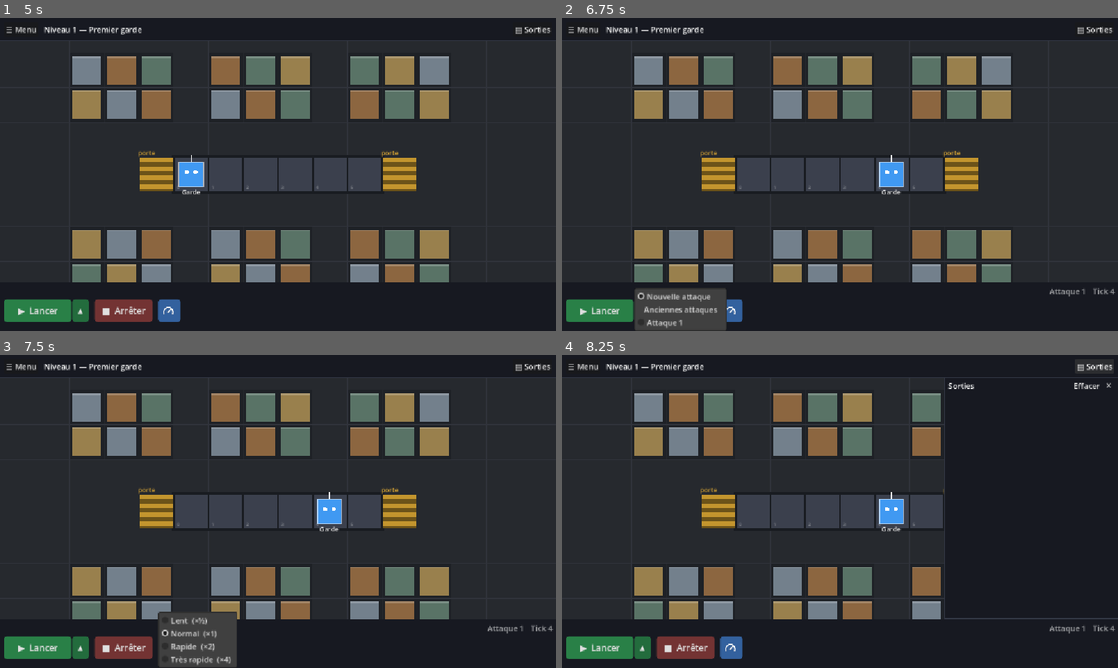
Above: before the commit, frames 1-4 (two rows, left to right).
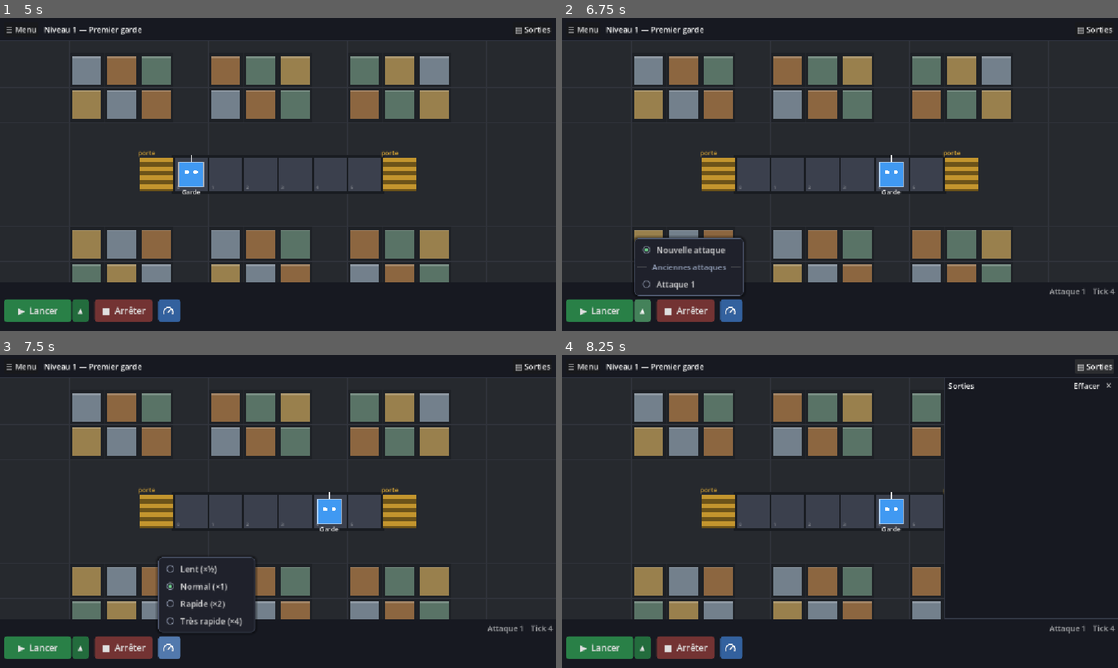
Above: after the commit, the same moments.

Repository: YohanPoirier/jeu_securite
Game: Godot game, scene res://main.tscn
The game is run twice, just before and just after one commit, with the same random seed, the same clock (stepped at 60 frames per second) and the same inputs.
Inputs (mouse positions are in pixels of both pictures, inside the frame that each line leads up to):
- Up to frame 1 (5 s): click "▶ Lancer" at 0.5 s; click "▲" at 1.25 s; click "■ Arrêter" at 2 s; click (166, 312) at 2.77 s; click "▤ Sorties" at 3.5 s; click "Fermer" at 4.25 s
- Up to frame 2 (6.75 s): click "▶ Lancer" at 5 s; click "■ Arrêter" at 5.75 s; click "▲" at 6.5 s
- Up to frame 3 (7.5 s): click (166, 649) at 7.27 s
- Up to frame 4 (8.25 s): click "▤ Sorties" at 8 s

Frame 1 is identical in both runs. In frame 2, 4.4% of the frame differs, in the area x 13-33%, y 69-100%; in frame 3, 4.0%; in frame 4, nothing differs.

Commit message:
Listes déroulantes (attaque, vitesse) : style du jeu, ouvertes au-dessus des boutons
Co-Authored-By: Claude Sonnet 5.5 <noreply@anthropic.com>
Claude-Session: https://claude.ai/code/session_01Qn8oNbxsrQNPS2EWgssgFJ

Diff:
--- a/scripts/main.gd
+++ b/scripts/main.gd
@@ -14,7 +14,7 @@
 const SAVE_PATH := "user://progression.cfg"
 const TOP_H := 40
 const BOTTOM_H := 102
-const SPEEDS := [["Lent  (×½)", 3], ["Normal  (×1)", 6], ["Rapide  (×2)", 12], ["Très rapide  (×4)", 24]]
+const SPEEDS := [["Lent (×½)", 3], ["Normal (×1)", 6], ["Rapide (×2)", 12], ["Très rapide (×4)", 24]]
 const GREEN := Color(0.16, 0.50, 0.28)
 const REPLAY_COLOR := Color(1.0, 0.82, 0.45)
 const EDITOR_W := 520
@@ -52,8 +52,10 @@
 var title_label: Label
 var btn_run: Button
 var btn_stop: Button
-var speed_btn: MenuButton
-var attack_btn: MenuButton
+var speed_btn: Button
+var speed_menu: PopupMenu
+var attack_menu: PopupMenu
+var attack_btn: Button
 var out_btn: Button
 var out_panel: PanelContainer
 var attack_label: Label
@@ -251,13 +253,15 @@
 	btn_run = _styled_button("▶  Lancer", GREEN)
 	btn_run.pressed.connect(_on_run)
 	run_box.add_child(btn_run)
-	attack_btn = MenuButton.new()
+	attack_btn = Button.new()
 	attack_btn.text = "▲"
 	attack_btn.custom_minimum_size = Vector2(34, 46)
 	attack_btn.add_theme_font_size_override("font_size", 14)
 	attack_btn.tooltip_text = "Choisir l'attaque : une nouvelle, ou une ancienne à rejouer pour déboguer"
 	_apply_colors(attack_btn, GREEN.darkened(0.15))
-	attack_btn.get_popup().id_pressed.connect(_on_attack_chosen)
+	attack_menu = _make_popup()
+	attack_menu.id_pressed.connect(_on_attack_chosen)
+	attack_btn.pressed.connect(func(): _popup_above(attack_btn, attack_menu))
 	run_box.add_child(attack_btn)
 	btn_stop = _styled_button("■  Arrêter", Color(0.45, 0.20, 0.20))
 	btn_stop.custom_minimum_size = Vector2(120, 46)
@@ -265,21 +269,70 @@
 	bh.add_child(btn_stop)
 	# vitesse : petit bouton de couleur à icône de compteur ; les choix n'apparaissent qu'au clic,
 	# et la simulation est en pause tant qu'on n'a pas choisi
-	speed_btn = MenuButton.new()
+	speed_btn = Button.new()
 	speed_btn.icon = _gauge_icon()
 	speed_btn.expand_icon = false
 	speed_btn.custom_minimum_size = Vector2(46, 46)
 	speed_btn.tooltip_text = "Vitesse de la simulation"
 	_apply_colors(speed_btn, Color(0.20, 0.38, 0.62))
-	var pm := speed_btn.get_popup()
+	speed_menu = _make_popup()
 	for i in SPEEDS.size():
-		pm.add_radio_check_item(SPEEDS[i][0], i)
-		pm.set_item_checked(i, SPEEDS[i][1] == tps)
-	pm.id_pressed.connect(_on_speed_chosen)
-	pm.about_to_popup.connect(func(): sim_paused = true)
-	pm.popup_hide.connect(func(): sim_paused = false)
+		speed_menu.add_radio_check_item(SPEEDS[i][0], i)
+		speed_menu.set_item_checked(i, SPEEDS[i][1] == tps)
+	speed_menu.id_pressed.connect(_on_speed_chosen)
+	speed_menu.about_to_popup.connect(func(): sim_paused = true)
+	speed_menu.popup_hide.connect(func(): sim_paused = false)
+	speed_btn.pressed.connect(func(): _popup_above(speed_btn, speed_menu))
 	bh.add_child(speed_btn)
 	_rebuild_attack_menu()
+
+
+## Liste déroulante au style du jeu (fond sombre, survol bleu, pastilles de choix).
+func _make_popup() -> PopupMenu:
+	var pm := PopupMenu.new()
+	var bg := StyleBoxFlat.new()
+	bg.bg_color = Color(0.12, 0.13, 0.17)
+	bg.border_color = Color(0.32, 0.36, 0.45)
+	bg.set_border_width_all(1)
+	bg.set_corner_radius_all(8)
+	bg.set_content_margin_all(6)
+	bg.shadow_color = Color(0, 0, 0, 0.5)
+	bg.shadow_size = 6
+	pm.add_theme_stylebox_override("panel", bg)
+	var hover := StyleBoxFlat.new()
+	hover.bg_color = Color(0.22, 0.38, 0.62)
+	hover.set_corner_radius_all(5)
+	pm.add_theme_stylebox_override("hover", hover)
+	pm.add_theme_font_size_override("font_size", 17)
+	pm.add_theme_constant_override("v_separation", 12)
+	pm.add_theme_constant_override("h_separation", 12)
+	pm.add_theme_constant_override("item_start_padding", 10)
+	pm.add_theme_constant_override("item_end_padding", 14)
+	pm.add_theme_color_override("font_separator_color", Color(0.6, 0.65, 0.75))
+	pm.add_theme_icon_override("radio_checked", _dot_icon(true))
+	pm.add_theme_icon_override("radio_unchecked", _dot_icon(false))
+	pm.min_size = Vector2i(190, 0)
+	pm.max_size = Vector2i(420, 380)
+	add_child(pm)
+	return pm
+
+
+func _dot_icon(checked: bool) -> Texture2D:
+	var svg := """<svg xmlns="http://www.w3.org/2000/svg" width="18" height="18" viewBox="0 0 18 18">
+<circle cx="9" cy="9" r="7" fill="none" stroke="#8a93a6" stroke-width="1.8"/>%s</svg>""" % ("<circle cx=\"9\" cy=\"9\" r=\"3.8\" fill=\"#6fd08c\"/>" if checked else "")
+	var img := Image.new()
+	img.load_svg_from_string(svg)
+	return ImageTexture.create_from_image(img)
+
+
+## Ouvre une liste juste au-dessus d'un bouton (les boutons sont en bas de l'écran).
+func _popup_above(btn: Control, pm: PopupMenu) -> void:
+	pm.reset_size()
+	var sz := Vector2i(pm.get_contents_minimum_size())
+	sz.x = maxi(sz.x, int(btn.size.x))
+	sz.y = mini(sz.y, pm.max_size.y)
+	var top_left := Vector2i(btn.get_screen_transform() * Vector2.ZERO)
+	pm.popup(Rect2i(Vector2i(top_left.x, top_left.y - sz.y - 8), sz))
 
 
 ## Petite icône de compteur (cadran et aiguille), dessinée en SVG.
@@ -295,9 +348,8 @@
 
 func _on_speed_chosen(id: int) -> void:
 	tps = SPEEDS[id][1]
-	var pm := speed_btn.get_popup()
 	for i in SPEEDS.size():
-		pm.set_item_checked(i, i == id)
+		speed_menu.set_item_checked(i, i == id)
 	speed_btn.tooltip_text = "Vitesse : %s" % String(SPEEDS[id][0]).replace("  ", " ")
 
 
@@ -316,7 +368,7 @@
 
 
 func _rebuild_attack_menu() -> void:
-	var pm := attack_btn.get_popup()
+	var pm := attack_menu
 	pm.clear()
 	pm.add_radio_check_item("Nouvelle attaque", 0)
 	var n := _level_attacks().size() if not levels.is_empty() else 0
--- a/tests/ui_smoke.gd
+++ b/tests/ui_smoke.gd
@@ -73,11 +73,11 @@
 		print("ÉCHEC : un rejeu ne doit pas débloquer de niveau")
 		fails += 1
 	# la vitesse met en pause tant qu'on n'a pas choisi
-	main.speed_btn.get_popup().about_to_popup.emit()
+	main.speed_menu.about_to_popup.emit()
 	if not main.sim_paused:
 		print("ÉCHEC : le choix de vitesse devrait mettre en pause")
 		fails += 1
-	main.speed_btn.get_popup().popup_hide.emit()
+	main.speed_menu.popup_hide.emit()
 	if main.sim_paused:
 		fails += 1
 	# vrai clic de souris sur le robot dans l'entrepôt
